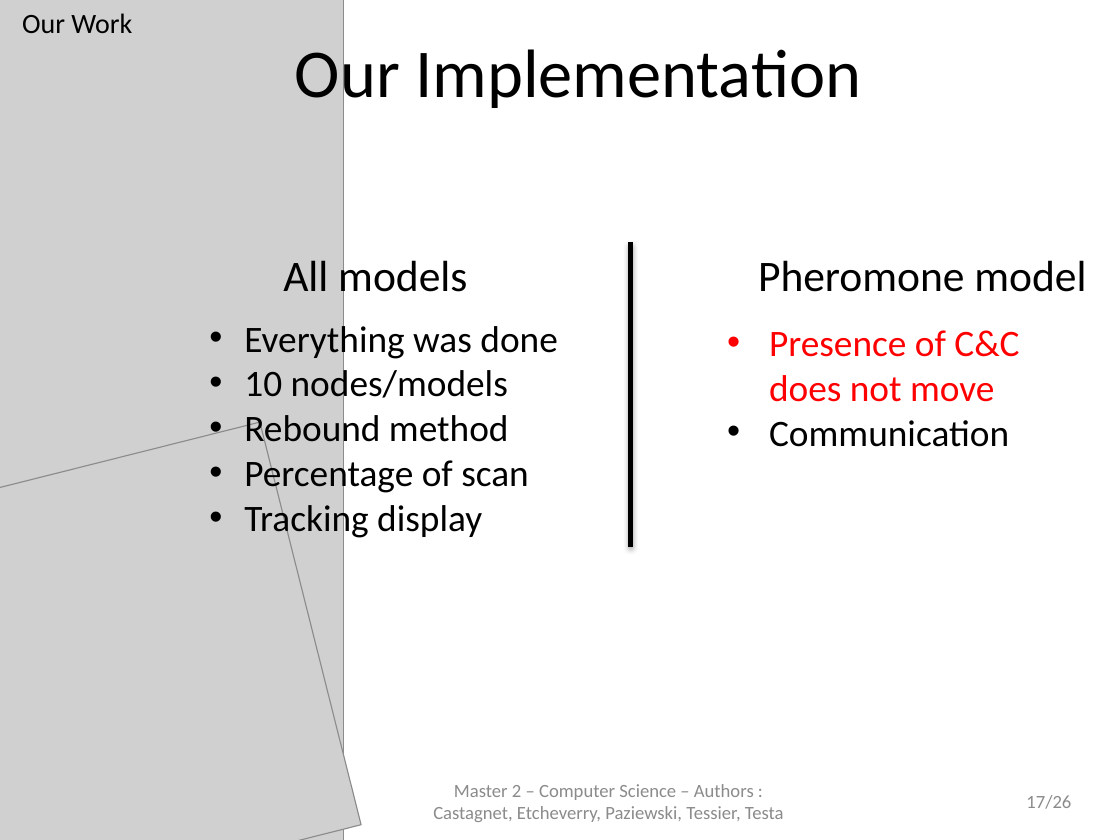
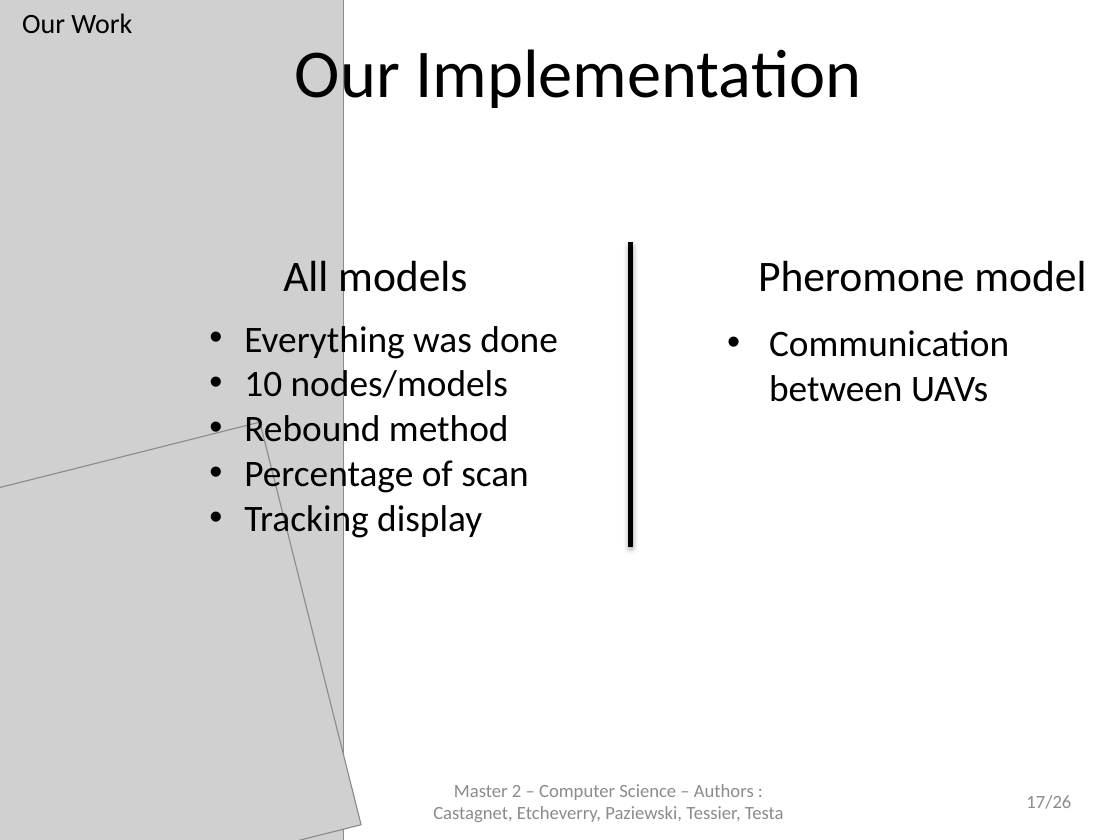
Before and after one commit to jetcheve/M2_PER_MMUAVGRA, a slide deck: slide 17 of ressources/presentation/PresentationPER_Desbarats_V3.pptx. Drawn at 1120x840 pixels with LibreOffice and Linux fonts; fonts in the diff are those of the drawing; grey boxes stand for pictures; background and template pictures are left out. Boxes give left, top, right and bottom in pixels: in the first picture for what was removed or moved away, otherwise in the second. Text is boxed around its words. In the diff, an @@ line names an element or a change of style, - is before the commit and + after.

```diff
--- a/ressources/presentation/PresentationPER_Desbarats_V3.pptx
+++ b/ressources/presentation/PresentationPER_Desbarats_V3.pptx
@@ text at <box>769,330,1009,402</box>: text changed; text colour #FF0000 to #000000 @@
-• Presence of C&C does not move
-• Communication
+• Communication between UAVs
```
Also in this commit, not shown: 15 other slides changed, 1 other file.
